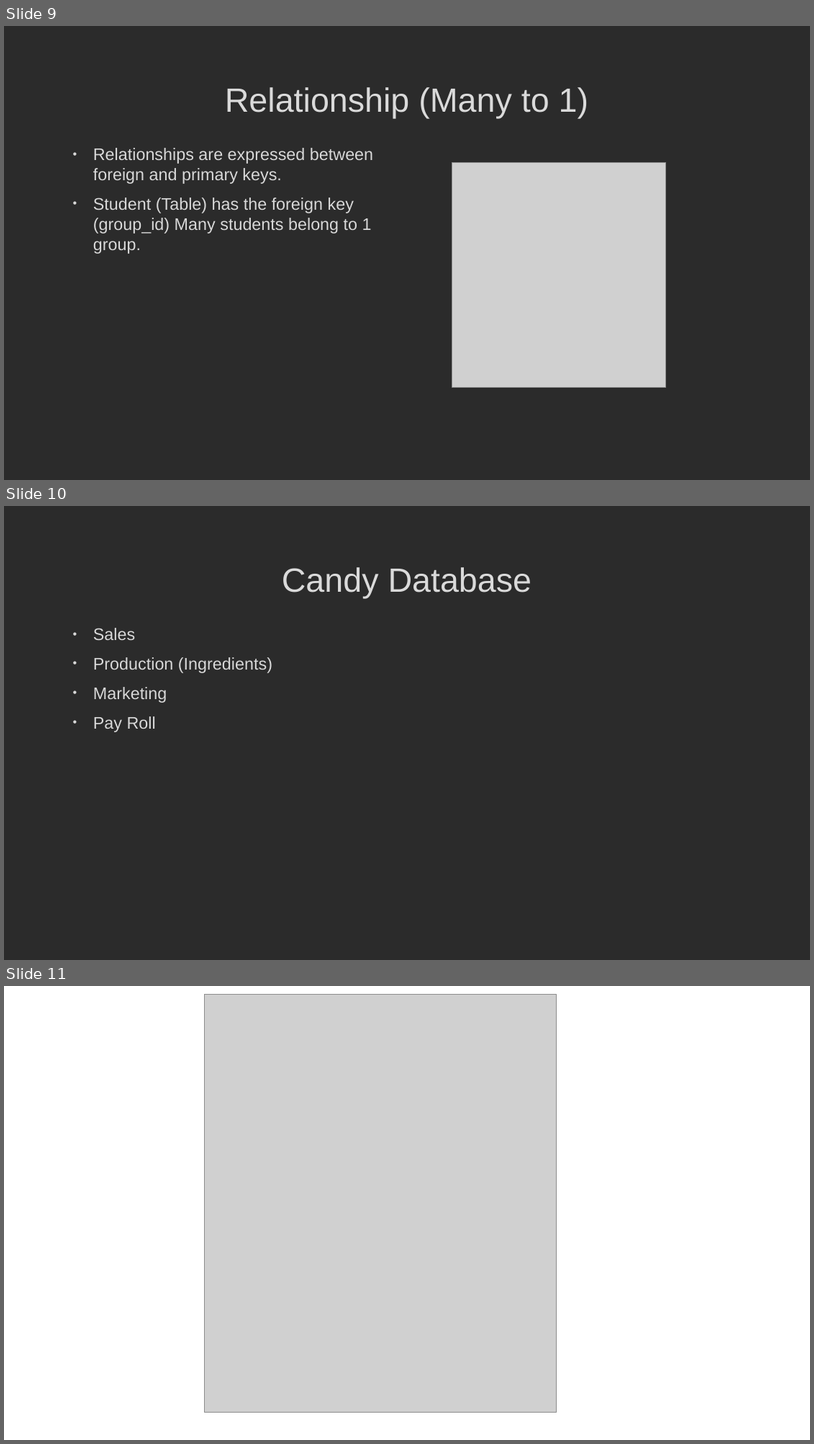
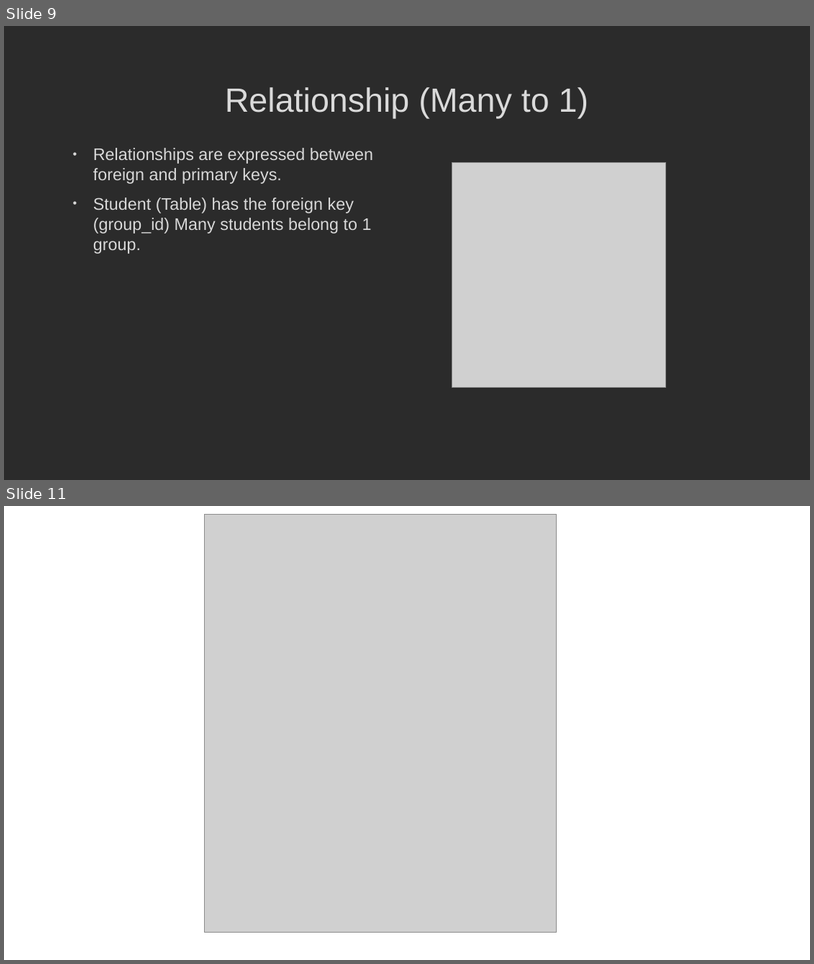
Before and after one commit to MGIS-UMN/GIS5577_week7, a slide deck: Entity_Relationship_Diagram.odp. Shown one above the other, each under a label of ours: slides 9, 10 and 11 before the commit, slides 9 and 11 after it; the slides between them are not shown. The pictures are 814x1444 and 814x964 pixels, drawn with LibreOffice and Linux fonts; fonts in the diff are those of the drawing; grey boxes stand for pictures; background and template pictures are left out; a plain dark background stands for a picture behind light text. Boxes give left, top, right and bottom in pixels: in the first picture for what was removed or moved away, otherwise in the second. Text is boxed around its words. In the diff, an @@ line names an element or a change of style, - is before the commit and + after.

```diff
--- a/Entity_Relationship_Diagram.odp
+++ b/Entity_Relationship_Diagram.odp
@@ slide 10 removed at [4,506,810,960], background picture (left out) @@
@@ title removed at [282,567,532,598] @@
-Candy Database
@@ text removed at [93,628,273,732] @@
-• Sales
-• Production (Ingredients)
-• Marketing
-• Pay Roll
```
Also in this commit, not shown: 3 slides changed, 1 slide added.
